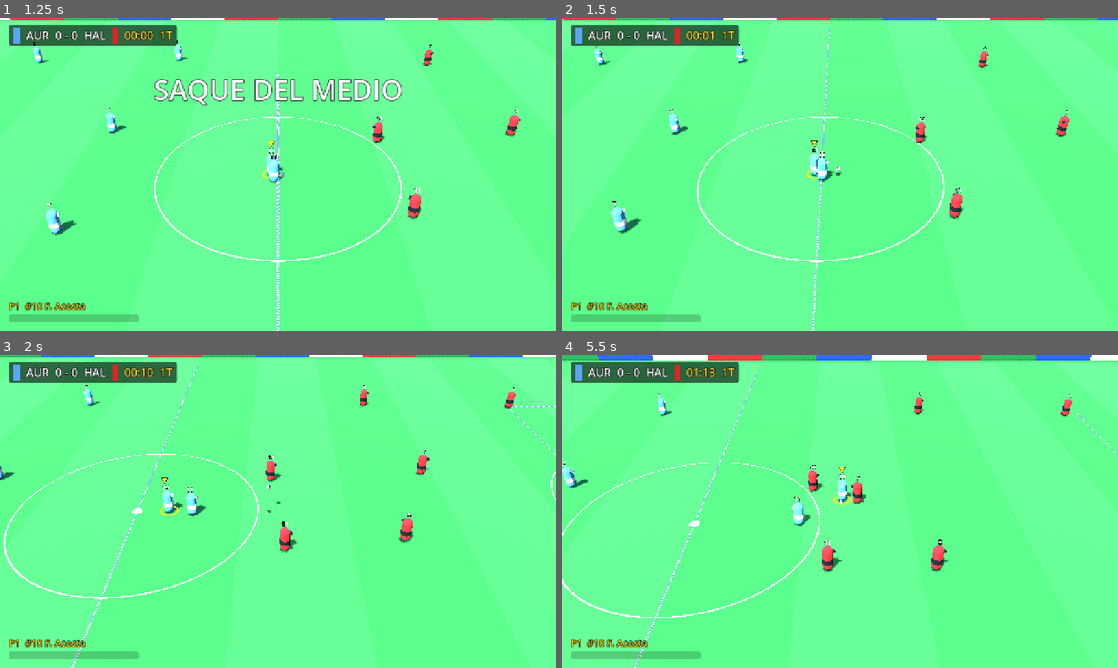
Above: before the commit, frames 1-4 (two rows, left to right).
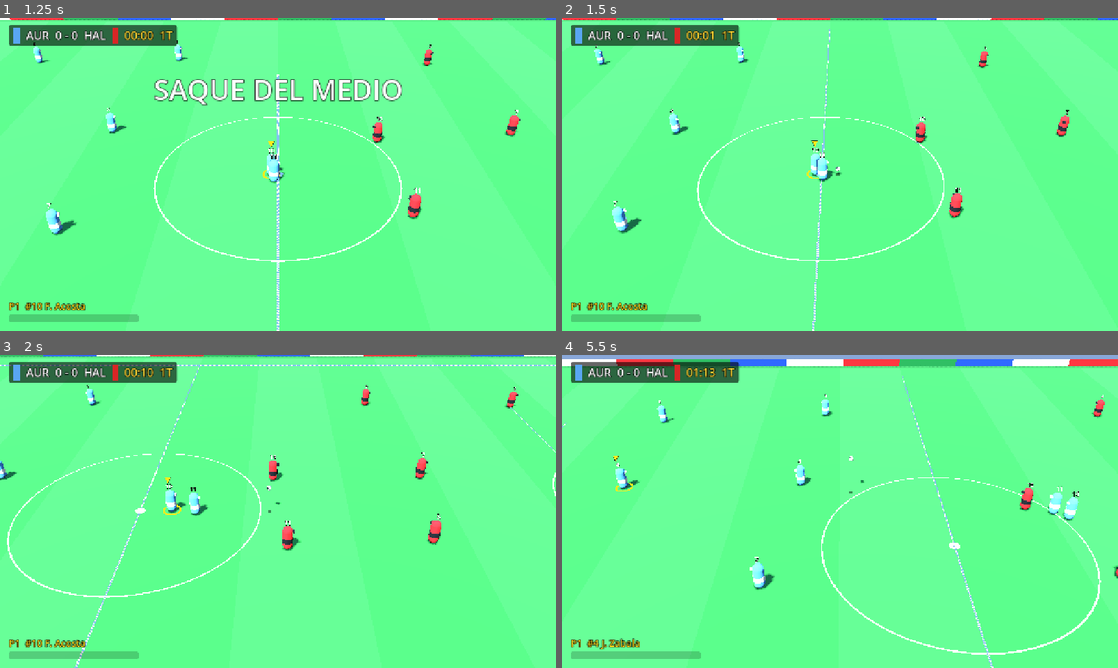
Above: after the commit, the same moments.

Repository: edx17/MASTERELEVEN
Game: Godot game, scene res://scenes/ui/main_menu.tscn
The game is run twice, just before and just after one commit, with the same random seed, the same clock (stepped at 60 frames per second) and the same inputs.
Inputs (mouse positions are in pixels of both pictures, inside the frame that each line leads up to):
- Up to frame 1 (1.25 s): click "Jugar vs CPU" at 0.5 s
- Up to frame 2 (1.5 s): tap Enter (ui_accept) at 1.25 s; move the mouse to (962, 158) at 1.27 s; hold D (move_right) from 1.28 s (still down); tap L (pass_long) at 1.35 s; click (962, 158) at 1.42 s
- Up to frame 3 (2 s): keep holding D (move_right); tap Enter (ui_accept) at 1.52 s; tap I (pass_through) at 1.55 s
- Up to frame 4 (5.5 s): release D (move_right) at 2 s; drag from (728, 527) to (812, 574) at 2.02 s; move the mouse to (895, 442) at 2.77 s; hold D (move_right) 2.78-3.5 s; tap K (shoot) at 2.85, 4.55 s; tap L (pass_long) at 3.05, 4.35 s; drag from (812, 574) to (673, 464) at 3.52 s; move the mouse to (1006, 558) at 4.27 s; hold A (move_left) 4.28-5 s; tap Enter (ui_accept) at 4.52 s; drag from (673, 464) to (756, 433) at 5.02 s

Frame 1 is identical in both runs. In frame 2, 0.6% of the frame differs, in the area x 0-99%, y 0-100%; in frame 3, 3.4%; in frame 4, 8.1%, in the area x 0-100%, y 0-100%.

Commit message:
Prototipo 0.1: pases y remates con intención y error
- KickAccuracy: error por atributos (pase/tiro/técnica/equilibrio/cabezazo),
  presión, orientación del cuerpo, distancia y potencia
- Asistencia de pase parcial (pass_assist 0.8): el stick pesa y se puede fallar
- Centro automático desde la banda en el último tercio, con comba
- Remate de cabeza y de volea según la altura de la pelota
- Tests de precisión

Co-Authored-By: Claude Opus 5.5 <noreply@anthropic.com>
Claude-Session: https://claude.ai/code/session_018t6DrNQ9Jk2SxqEbLK6fr5

Diff:
--- a/scripts/core/tuning.gd
+++ b/scripts/core/tuning.gd
@@ -94,8 +94,9 @@
 ## Elevación del tiro (grados) según potencia.
 @export var shot_angle_min: float = 1.5
 @export var shot_angle_max: float = 14.0
-## Desvío aleatorio del tiro (grados) a potencia máxima.
-@export var shot_error_max: float = 4.0
+## Ayuda al pasar (0 = el pase sale exactamente hacia el stick, 1 = va
+## directo al receptor elegido). WE: ayuda leve, se puede fallar.
+@export var pass_assist: float = 0.8
 ## Cono (grados) para buscar receptor en la dirección del stick.
 @export var pass_cone_degrees: float = 50.0
 ## Tiempo durante el que se recuerda un pase/tiro pedido antes de recibir (toque de primera).
--- a/scripts/match/match_controller.gd
+++ b/scripts/match/match_controller.gd
@@ -256,6 +256,7 @@
 		return null
 	elif not can_kick(player):
 		return null
+	kicks.pressure = Dribble.pressure_from_distance(_nearest_opponent_distance(player))
 	var receiver := kicks.execute(kind, player, dir, clampf(power, 0.0, 1.0))
 	kicks.throw_in_mode = false
 	kick_count += 1
--- /dev/null
+++ b/scripts/player/kick_accuracy.gd
@@ -0,0 +1,52 @@
+class_name KickAccuracy
+extends RefCounted
+## Cálculo del error (en grados) de pases y remates según atributos, presión,
+## orientación del cuerpo, distancia y potencia. Puro y testeable: la lógica de
+## juego sortea un desvío uniforme en ±error.
+
+
+## Error máximo de un pase.
+## - skill: atributo de pase (1..99); technique suma un poco.
+## - pressure: 0..1 (rival encima).
+## - body_angle: grados entre hacia dónde mira el jugador y hacia dónde pasa.
+## - power: 0..1 de la barra (pasarse de potencia también cuesta precisión).
+static func pass_error(skill: int, technique: int, pressure: float, body_angle: float, power: float) -> float:
+	var s := PlayerData.unit(skill) * 0.8 + PlayerData.unit(technique) * 0.2
+	var err := lerpf(9.0, 1.0, s)
+	err += clampf(pressure, 0.0, 1.0) * 3.0
+	err += _body_penalty(body_angle, 6.0)
+	err += maxf(power - 0.85, 0.0) * 12.0
+	return err
+
+
+## Error máximo de un remate.
+## - distance: metros al arco; de lejos el error se nota más.
+static func shot_error(shooting: int, technique: int, balance: int, pressure: float, body_angle: float,
+		distance: float, power: float) -> float:
+	var s := PlayerData.unit(shooting) * 0.6 + PlayerData.unit(technique) * 0.25 + PlayerData.unit(balance) * 0.15
+	var err := lerpf(7.0, 1.5, s)
+	err += clampf(pressure, 0.0, 1.0) * 3.0
+	err += _body_penalty(body_angle, 7.0)
+	err += clampf((distance - 12.0) * 0.08, 0.0, 3.0)
+	# A potencia alta se pierde precisión (el clásico "reventarla").
+	err *= 0.75 + power * power * 0.6
+	return err
+
+
+## Penalización por patear "cruzado" respecto de la orientación del cuerpo.
+static func _body_penalty(body_angle: float, max_penalty: float) -> float:
+	return clampf((absf(body_angle) - 45.0) / 135.0, 0.0, 1.0) * max_penalty
+
+
+## Dirección final de un pase con asistencia: parte de la dirección al objetivo
+## y se corre hacia la dirección del stick en la proporción (1 - assist).
+static func assisted_direction(to_target: Vector3, stick: Vector3, assist: float) -> Vector3:
+	var t := Vector3(to_target.x, 0.0, to_target.z)
+	if t.length_squared() < 0.0001:
+		return t
+	t = t.normalized()
+	var st := Vector3(stick.x, 0.0, stick.z)
+	if st.length_squared() < 0.04:
+		return t
+	var angle := t.signed_angle_to(st.normalized(), Vector3.UP)
+	return t.rotated(Vector3.UP, angle * (1.0 - clampf(assist, 0.0, 1.0)))
--- a/scripts/player/kick_actions.gd
+++ b/scripts/player/kick_actions.gd
@@ -3,6 +3,9 @@
 ## Ejecución de pases y tiros, compartida por humanos e IA.
 ## Cada acción recibe la dirección pedida (stick o intención de la IA) y la
 ## potencia 0..1 de la barra. Devuelve el receptor elegido (o null).
+## Hay ayuda para encontrar receptor (pass_assist), pero la dirección del stick
+## pesa y cada patada tiene un error según atributos, presión, orientación del
+## cuerpo y potencia (KickAccuracy): los pases y remates se pueden fallar.
 
 enum Kind { SHORT_PASS, THROUGH_PASS, LONG_PASS, SHOT }
 
@@ -13,6 +16,12 @@
 var tuning: Tuning
 ## Lateral en curso: los pases salen con las manos.
 var throw_in_mode: bool = false
+## Presión rival sobre el pateador (0..1); la fija el partido antes de patear.
+var pressure: float = 0.0
+## Último error aplicado en grados (depuración / tests).
+var last_error: float = 0.0
+## Si es false no se sortea error (tests deterministas).
+var randomize_error: bool = true
 
 
 func _init(p_ball: Ball, p_tuning: Tuning) -> void:
@@ -77,7 +86,7 @@
 		target = ball.flat_pos() + d * lerpf(8.0, 18.0, power)
 	else:
 		target = _lead_target(receiver, arrive)
-	_ground_pass_to(player, target, arrive)
+	_ground_pass_to(player, target, arrive, dir, power)
 	_assign_receiver(receiver, target)
 	return receiver
 
@@ -95,54 +104,107 @@
 		var run := (attack * 0.65 + d * 0.35).normalized()
 		target = receiver.flat_pos() + run * lead
 	target = Pitch.clamp_to_field(target, 1.5)
-	_ground_pass_to(player, target, 2.5)
+	_ground_pass_to(player, target, 2.5, dir, power)
 	_assign_receiver(receiver, target)
 	return receiver
 
 
 ## Pase largo / centro por arriba. La potencia define la altura del globo (o la
-## distancia si no hay compañero en esa dirección).
+## distancia si no hay compañero en esa dirección). Desde una banda en campo
+## rival es un centro: busca el área y sale con comba hacia el arco.
 func long_pass(player: Footballer, dir: Vector3, power: float) -> Footballer:
 	var d := _dir_or_facing(player, dir)
-	var receiver := _pick(player, d, 12.0, 75.0, true)
 	var angle := lerpf(tuning.long_pass_angle_min, tuning.long_pass_angle_max, power)
-	var target: Vector3
-	if receiver == null:
-		target = ball.flat_pos() + d * lerpf(tuning.long_pass_free_min, tuning.long_pass_free_max, power)
-	else:
-		# Adelanto aproximado según el tiempo de vuelo.
-		var flight := BallPhysics.lob_landing(BallPhysics.lob_speed(receiver.flat_pos().distance_to(ball.flat_pos()), angle, tuning), angle, tuning).y
-		target = receiver.flat_pos() + receiver.velocity * flight * 0.8
+	var cross := is_cross_position(player, ball.flat_pos())
+	var receiver: Footballer
+	var target: Vector3
+	var spin := Vector3.ZERO
+	if cross:
+		receiver = _best_in_box(player)
+		var side := player.team.attack_dir
+		var box_spot := Vector3(side * (Pitch.HALF_LENGTH - 9.0), 0.0, -signf(ball.state.pos.z) * 1.5)
+		target = receiver.flat_pos() if receiver != null else box_spot
+		# El stick corre el centro al primer o segundo palo.
+		target.z += clampf(d.z, -1.0, 1.0) * 4.0 * (1.0 if receiver == null else 0.4)
+		angle = lerpf(14.0, 30.0, power)
+		spin = Vector3(0.0, -signf(ball.state.pos.z) * side * 4.0, 0.0)
+	else:
+		receiver = _pick(player, d, 12.0, 75.0, true)
+		if receiver == null:
+			target = ball.flat_pos() + d * lerpf(tuning.long_pass_free_min, tuning.long_pass_free_max, power)
+		else:
+			# Adelanto aproximado según el tiempo de vuelo.
+			var flight := BallPhysics.lob_landing(BallPhysics.lob_speed(receiver.flat_pos().distance_to(ball.flat_pos()), angle, tuning), angle, tuning).y
+			target = receiver.flat_pos() + receiver.velocity * flight * 0.8
 	target = Pitch.clamp_to_field(target, 0.5)
-	_lob_to(player, target, angle)
-	_assign_receiver(receiver, target)
-	return receiver
+	_lob_to(player, target, angle, dir, power, spin)
+	_assign_receiver(receiver, target)
+	return receiver
+
+
+## Banda en el último tercio: el pase largo se convierte en centro.
+static func is_cross_position(player: Footballer, ball_pos: Vector3) -> bool:
+	var progress := player.team.progress_of(ball_pos)
+	return progress > 0.7 and absf(ball_pos.z) > Pitch.PENALTY_AREA_HALF_WIDTH - 4.0
+
+
+func _best_in_box(player: Footballer) -> Footballer:
+	var best: Footballer = null
+	var best_d := INF
+	var goal := player.team.target_goal()
+	for m in _mates(player):
+		if not Pitch.in_penalty_area(m.flat_pos(), player.team.attack_dir):
+			continue
+		var dd := m.flat_pos().distance_to(goal)
+		if dd < best_d:
+			best_d = dd
+			best = m
+	return best
 
 
 ## Tiro al arco: la dirección vertical del stick elige el palo; la potencia
-## define velocidad y altura (a potencia máxima puede irse por arriba).
+## define velocidad y altura (a potencia máxima puede irse por arriba). Con la
+## pelota en el aire sale de cabeza o de volea. La precisión depende de
+## shooting/technique/balance, la presión, la orientación y la distancia.
 func shoot(player: Footballer, dir: Vector3, power: float) -> void:
 	var side := player.team.attack_dir
 	var aim_z := 0.0
 	if absf(dir.z) > 0.2:
 		aim_z = signf(dir.z) * lerpf(1.8, 3.1, absf(dir.z))
 	else:
-		aim_z = randf_range(-1.2, 1.2)
+		aim_z = randf_range(-1.2, 1.2) if randomize_error else 0.0
 	var goal := Vector3(side * Pitch.HALF_LENGTH, 0.0, aim_z)
 	var to := goal - ball.flat_pos()
 	var flat := Vector3(to.x, 0.0, to.z).normalized()
-	var err := randf_range(-1.0, 1.0) * tuning.shot_error_max * (0.35 + power * power)
-	flat = flat.rotated(Vector3.UP, deg_to_rad(err))
+	var height := ball.state.pos.y
+	var header := height > 1.3
+	var volley := not header and height > 0.5
+	var data := player.data
+	var shooting := data.shooting if data else 60
+	if header and data:
+		shooting = data.heading
+	var err := KickAccuracy.shot_error(shooting, data.technique if data else 60, data.balance if data else 60,
+		pressure, rad_to_deg(player.facing.angle_to(flat)), to.length(), power)
+	if volley:
+		err *= 1.5
+	last_error = err
+	if randomize_error:
+		flat = flat.rotated(Vector3.UP, deg_to_rad(randf_range(-err, err)))
 	var speed := lerpf(tuning.shot_speed_min, tuning.shot_speed_max, power)
 	var angle := lerpf(tuning.shot_angle_min, tuning.shot_angle_max, power)
 	# Desde lejos hace falta algo más de elevación para que no muera rodando.
 	angle += clampf((to.length() - 16.0) * 0.12, 0.0, 4.0)
 	if power > 0.95:
 		angle += 5.0
+	if header:
+		speed *= 0.6
+		angle = -4.0 + power * 8.0
+	elif volley:
+		angle *= 0.6
 	var a := deg_to_rad(angle)
 	var vel := flat * cos(a) * speed + Vector3.UP * sin(a) * speed
 	# Un poco de comba natural hacia el centro del arco.
-	var curl := Vector3(0.0, signf(aim_z) * side * randf_range(0.0, 3.0), 0.0)
+	var curl := Vector3(0.0, signf(aim_z) * side * randf_range(0.0, 3.0), 0.0) if randomize_error else Vector3.ZERO
 	ball.intended_receiver = null
 	ball.kick(vel, curl, player)
 
@@ -179,29 +241,45 @@
 	return Pitch.clamp_to_field(target, 0.8)
 
 
-func _ground_pass_to(player: Footballer, target: Vector3, arrive: float) -> void:
+## Dirección final de un pase: asistencia hacia el objetivo + stick + error.
+func _pass_direction(player: Footballer, to_target: Vector3, stick: Vector3, power: float) -> Vector3:
+	var dir := KickAccuracy.assisted_direction(to_target, stick, tuning.pass_assist)
+	var data := player.data
+	var err := KickAccuracy.pass_error(data.passing if data else 60, data.technique if data else 60,
+		pressure, rad_to_deg(player.facing.angle_to(dir)), power)
+	last_error = err
+	if randomize_error:
+		dir = dir.rotated(Vector3.UP, deg_to_rad(randf_range(-err, err)))
+	return dir
+
+
+func _ground_pass_to(player: Footballer, target: Vector3, arrive: float, stick: Vector3 = Vector3.ZERO, power: float = 0.5) -> void:
 	var from := ball.flat_pos()
 	var to := target - from
 	to.y = 0.0
 	var dist := maxf(to.length(), 0.5)
 	var v0 := minf(BallPhysics.ground_pass_speed(dist, arrive, tuning), 32.0)
-	var dir := to / dist if to.length() > 0.01 else player.facing
+	var dir := _pass_direction(player, to, stick, power) if to.length() > 0.01 else player.facing
 	if ball.state.pos.y < 0.4:
 		ball.state.pos.y = tuning.ball_radius
 	ball.kick(dir * v0, Vector3.ZERO, player)
 
 
-func _lob_to(player: Footballer, target: Vector3, angle_deg: float) -> void:
+func _lob_to(player: Footballer, target: Vector3, angle_deg: float, stick: Vector3 = Vector3.ZERO,
+		power: float = 0.5, spin: Vector3 = Vector3.ZERO) -> void:
 	var from := ball.flat_pos()
 	var to := target - from
 	to.y = 0.0
 	var dist := maxf(to.length(), 1.0)
+	var dir := _pass_direction(player, to, stick, power)
+	# El error también afecta la distancia (≈ 1 % por grado de error).
+	if randomize_error:
+		dist *= 1.0 + randf_range(-1.0, 1.0) * last_error * 0.01
 	var speed := BallPhysics.lob_speed(dist, angle_deg, tuning)
-	var dir := to / dist
 	var a := deg_to_rad(angle_deg)
 	if ball.state.pos.y < 0.4:
 		ball.state.pos.y = tuning.ball_radius
-	ball.kick(dir * cos(a) * speed + Vector3.UP * sin(a) * speed, Vector3.ZERO, player)
+	ball.kick(dir * cos(a) * speed + Vector3.UP * sin(a) * speed, spin, player)
 
 
 func _assign_receiver(receiver: Footballer, target: Vector3) -> void:
--- /dev/null
+++ b/tests/unit/test_kick_accuracy.gd
@@ -0,0 +1,34 @@
+extends GutTest
+## Precisión de pases y remates.
+
+
+func test_better_passer_is_more_accurate() -> void:
+	assert_lt(KickAccuracy.pass_error(90, 80, 0.0, 0.0, 0.5), KickAccuracy.pass_error(40, 40, 0.0, 0.0, 0.5))
+
+
+func test_pressure_and_body_angle_hurt_passes() -> void:
+	var clean := KickAccuracy.pass_error(70, 70, 0.0, 0.0, 0.5)
+	assert_gt(KickAccuracy.pass_error(70, 70, 1.0, 0.0, 0.5), clean, "bajo presión")
+	assert_gt(KickAccuracy.pass_error(70, 70, 0.0, 150.0, 0.5), clean, "pase de espaldas")
+
+
+func test_long_shots_and_full_power_are_less_accurate() -> void:
+	var base := KickAccuracy.shot_error(75, 70, 70, 0.0, 0.0, 12.0, 0.5)
+	assert_gt(KickAccuracy.shot_error(75, 70, 70, 0.0, 0.0, 30.0, 0.5), base, "de lejos")
+	assert_gt(KickAccuracy.shot_error(75, 70, 70, 0.0, 0.0, 12.0, 1.0), base, "a fondo")
+
+
+func test_assist_blends_stick_and_target() -> void:
+	var to_target := Vector3(1, 0, 0)
+	var stick := Vector3(0, 0, 1) # 90° de diferencia
+	var full := KickAccuracy.assisted_direction(to_target, stick, 1.0)
+	var none := KickAccuracy.assisted_direction(to_target, stick, 0.0)
+	var half := KickAccuracy.assisted_direction(to_target, stick, 0.5)
+	assert_almost_eq(full.angle_to(to_target), 0.0, 0.001)
+	assert_almost_eq(none.angle_to(stick), 0.0, 0.001)
+	assert_almost_eq(rad_to_deg(half.angle_to(to_target)), 45.0, 0.1)
+
+
+func test_no_stick_goes_to_target() -> void:
+	var d := KickAccuracy.assisted_direction(Vector3(3, 0, 4), Vector3.ZERO, 0.8)
+	assert_almost_eq(d.angle_to(Vector3(3, 0, 4)), 0.0, 0.001)
Not shown, added: scripts/player/kick_accuracy.gd.uid
Not shown, added: tests/unit/test_controlled_player.gd.uid
Not shown, added: tests/unit/test_dribble.gd.uid
